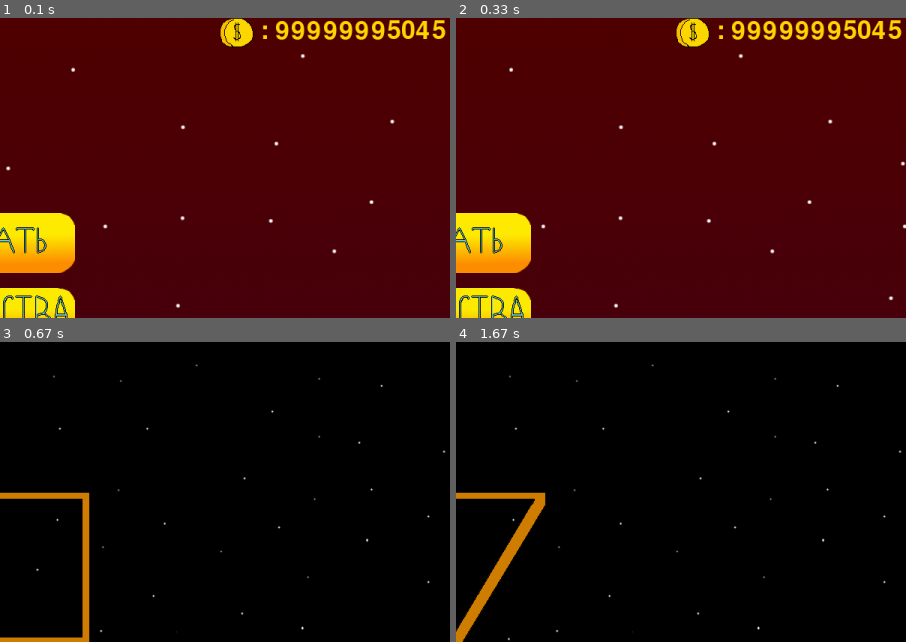
Above: before the commit, frames 1-4 (two rows, left to right).
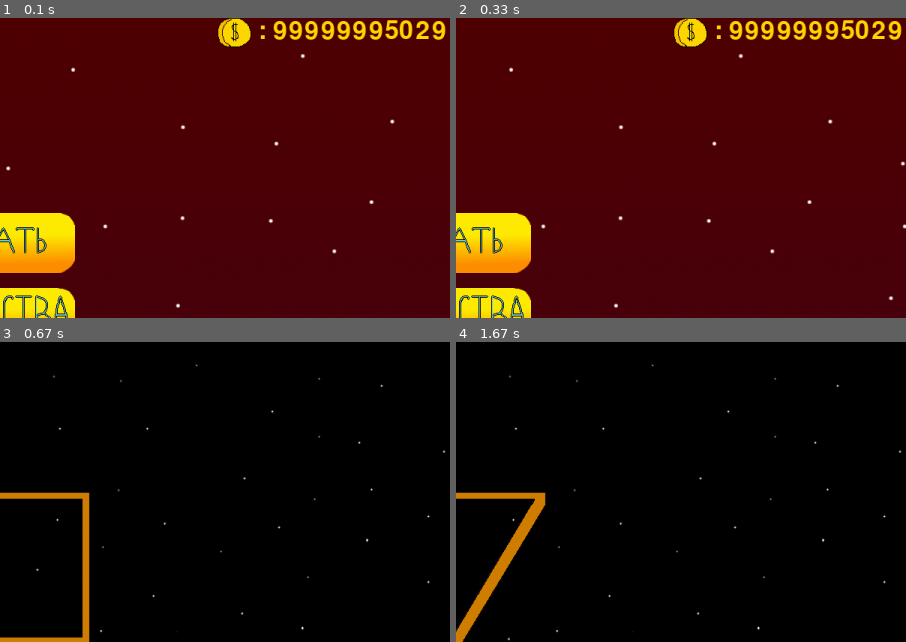
Above: after the commit, the same moments.

Repository: PismerovKir/YandexPygameProject
Game: pygame game, started from Тест прога.py
Two runs of this game, one before a commit and one after it. Both use one fixed random seed, a clock stepped at 60 frames per second and the inputs below.
Inputs (mouse positions are % of the whole screen's width and height, from its top left):
- Up to frame 1 (0.1 s): no input
- Up to frame 2 (0.33 s): no input
- Up to frame 3 (0.67 s): click (50, 38) at 0.38 s
- Up to frame 4 (1.67 s): no input
The pictures show only the part of the screen within x 50-100%, y 0-50%; the shares and areas given below are measured in that part.

The runs differ from the first frame. In frame 1, 1.9% of the frame differs, in the area x 48-100%, y 0-10%; in frame 2, 1.9%; in frame 3, nothing differs; in frame 4, nothing differs.

Commit message:
Монетки фармим с врагов

Diff:
--- a/data/gamedata.txt
+++ b/data/gamedata.txt
@@ -1,5 +1,5 @@
 -2
-99999995045
+99999995029
 40
-3
+4
 24
--- a/Тест прога.py
+++ b/Тест прога.py
@@ -252,7 +252,7 @@
         self.prev_shot = 0
 
     def update(self):
-        global KILLEDALIENS
+        global KILLEDALIENS, MONEYGET
 
         if self.rect.right < 0:
             self.kill()
@@ -269,6 +269,8 @@
 
         if self.deathCounter == 0:
             KILLEDALIENS += 1
+            #TODO Увеличивать деньги за убийство со временем
+            MONEYGET += 2
             self.kill()
 
         if self.health < 1 and self.deathCounter < 0:
@@ -363,7 +365,7 @@
         self.deathCounter = -1
 
     def update(self):
-        global KILLEDMETEORS
+        global KILLEDMETEORS, MONEYGET
         self.deathCounter -= 1
         if self.deathCounter == 32:
             self.image = self.bangimage2
@@ -379,9 +381,18 @@
 
         if self.deathCounter == 0:
             KILLEDMETEORS += 1
+            MONEYGET += 1
             self.kill()
 
         if self.health < 1 and self.deathCounter < 0:
+            if SOUND:
+                meteorbang.play()
+            self.image = self.bangimage1
+            self.deathCounter = 40
+
+        if pygame.sprite.collide_mask(self, spaceship) and self.deathCounter < 0:
+            spaceship.health -= self.damage
+            self.damage = 0
             if SOUND:
                 meteorbang.play()
             self.image = self.bangimage1
@@ -513,16 +524,18 @@
 
 def EndGame():
 
-    global SCORE, PREV_BEST
+    global SCORE, PREV_BEST, MONEY, MONEYGET
     font = pygame.font.Font(None, 50)
     newBest = font.render(f"", True, (255, 216, 0))
-    money = font.render(f"Монет получено: ", True, (255, 216, 0))
+    money = font.render(f"Монет получено: {MONEYGET}", True, (255, 216, 0))
     current = font.render(f"Счет: {SCORE}", True, (255, 216, 0))
 
     if SCORE > PREV_BEST:
         # PREV_BEST = SCORE TODO СНЯТЬ этот коммент
         newBest = font.render(f"Новый рекорд: {SCORE}!", True, (255, 216, 0))
         current = font.render(f"", True, (255, 216, 0))
+
+    MONEY += MONEYGET
 
 
 
@@ -1080,6 +1093,7 @@
 meteors = pygame.sprite.Group()
 KILLEDALIENS = 0
 KILLEDMETEORS = 0
+MONEYGET = 0
 
 
 
